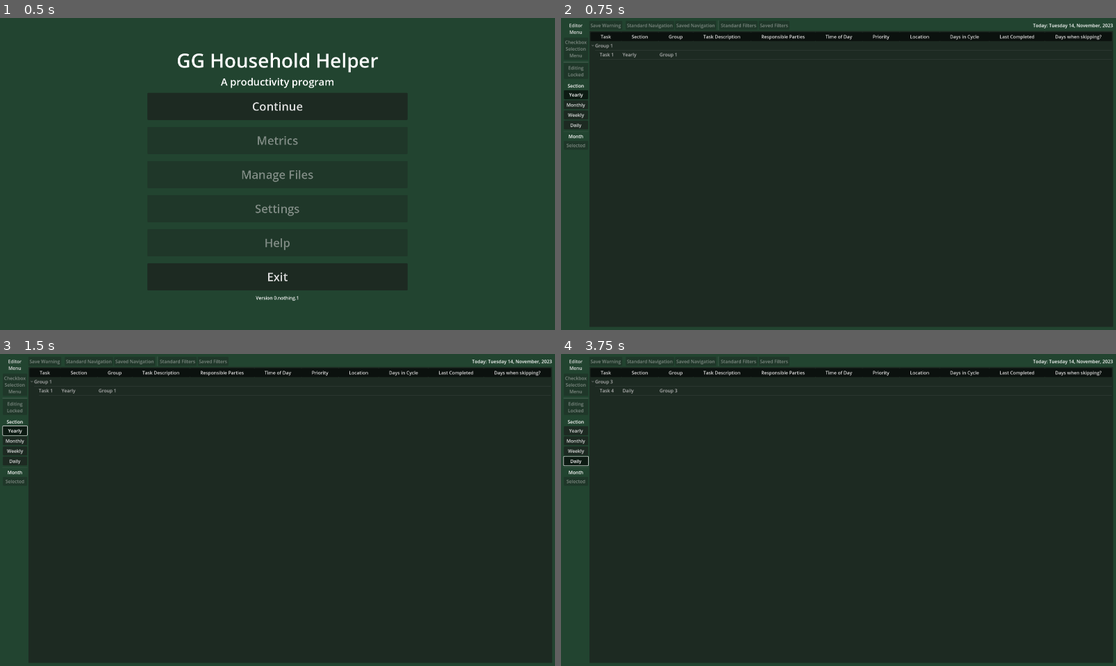
Above: before the commit, frames 1-4 (two rows, left to right).
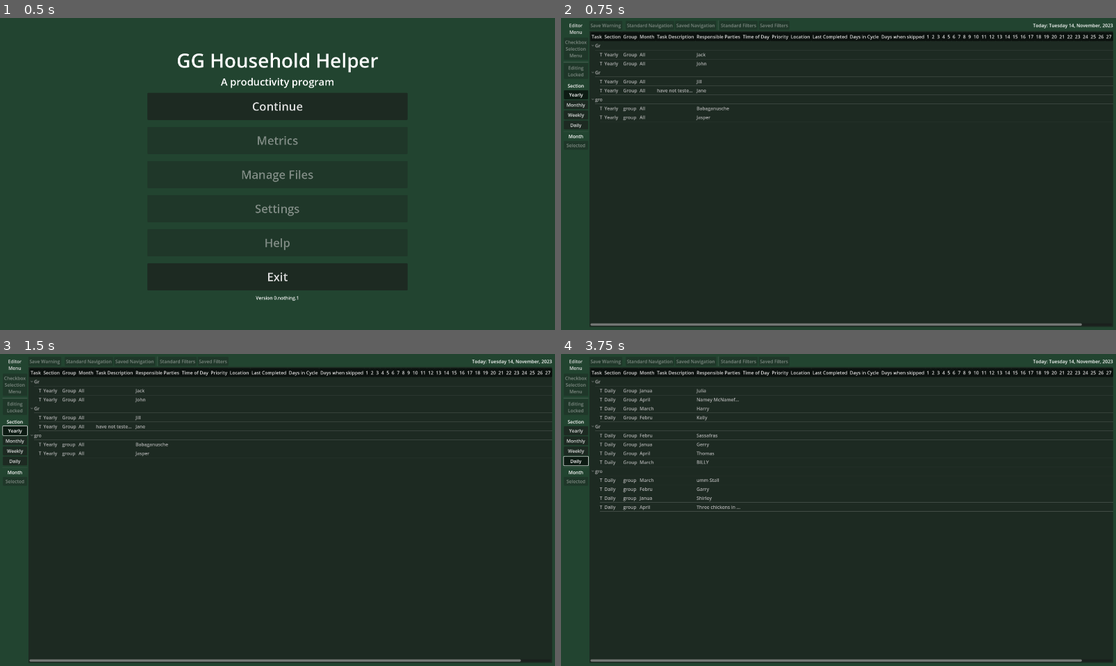
Above: after the commit, the same moments.

Repository: Phoenix-Greenleaf/GG-Household-Helper
Game: Godot game, scene res://scenes/screens/main_menu.tscn
The game is run twice, just before and just after one commit, with the same random seed, the same clock (stepped at 60 frames per second) and the same inputs.
Inputs:
- Up to frame 1 (0.5 s): no input
- Up to frame 2 (0.75 s): click "Continue" at 0.5 s
- Up to frame 3 (1.5 s): click "Yearly" at 1.25 s
- Up to frame 4 (3.75 s): click "Monthly" at 2 s; click "Weekly" at 2.75 s; click "Daily" at 3.5 s

Frame 1 is identical in both runs. In frame 2, 2.8% of the frame differs, in the area x 5-100%, y 4-99%; in frame 3, 2.8%; in frame 4, 3.7%.

Commit message:
CSV Default Import mostly success
the default data is now drawn from a CSV file (that I filled with test data on Google Sheets). I wanted to load it from the User directory, but something shinaniganed.

Diff:
--- a/data/data_global.gd
+++ b/data/data_global.gd
@@ -54,50 +54,50 @@
 
 
 # Test Data
-
-
-var column_header: Array = [
-	"Task",
-	"Section",
-	"Group",
-	"Task Description",
-	"Responsible Parties",
-	"Time of Day",
-	"Priority",
-	"Location",
-	"Days in Cycle",
-	"Last Completed",
-	"Days when skipping?",
-]
-
-var task_one: Array = [
-	"Task 1",
-	"Yearly",
-	"Group 1",
-]
-
-var task_two: Array = [
-	"Task 2",
-	"Weekly",
-	"Group 2",
-]
-
-var task_three: Array = [
-	"Task 3",
-	"Weekly",
-	"Group 3",
-]
-
-var task_four: Array = [
-	"Task 4",
-	"Daily",
-	"Group 3",
-]
-
-
-var test_data_array: Array = [column_header, task_one, task_two, task_three, task_four]
-
-func print_test_array():
-	print("Test Data Array:")
-	for row in test_data_array.size():
-		print(test_data_array[row])
+#
+#
+#var column_header: Array = [
+#	"Task",
+#	"Section",
+#	"Group",
+#	"Task Description",
+#	"Responsible Parties",
+#	"Time of Day",
+#	"Priority",
+#	"Location",
+#	"Days in Cycle",
+#	"Last Completed",
+#	"Days when skipping?",
+#]
+#
+#var task_one: Array = [
+#	"Task 1",
+#	"Yearly",
+#	"Group 1",
+#]
+#
+#var task_two: Array = [
+#	"Task 2",
+#	"Weekly",
+#	"Group 2",
+#]
+#
+#var task_three: Array = [
+#	"Task 3",
+#	"Weekly",
+#	"Group 3",
+#]
+#
+#var task_four: Array = [
+#	"Task 4",
+#	"Daily",
+#	"Group 3",
+#]
+#
+#
+#var test_data_array: Array = [column_header, task_one, task_two, task_three, task_four]
+#
+#func print_test_array():
+#	print("Test Data Array:")
+#	for row in test_data_array.size():
+#		print(test_data_array[row])
--- /dev/null
+++ b/data/default_input_1.csv
@@ -0,0 +1,37 @@
+Task,Section,Group,Month,Task Description,Responsible Parties,Time of Day,Priority,Location,Last Completed,Days in Cycle,Days when skipped,1,2,3,4,5,6,7,8,9,10,11,12,13,14,15,16,17,18,19,20,21,22,23,24,25,26,27,28,29,30,31
+Task 1,Yearly,Group 3,All,,Jack,,,,,,,,,,,,,,,,,,,,,,,,,,,,,,,,,,,,,
+Task 2,Yearly,Group Two,All,,Jill,,,,,,,,,,,,,,,,,,,,,,,,,,,,,,,,,,,,,
+Task 3,Yearly,group 1,All,,Babaganusche,,,,,,,,,,,,,,,,,,,,,,,,,,,,,,,,,,,,,
+Task 4,Yearly,Group 3,All,,John,,,,,,,,,,,,,,,,,,,,,,,,,,,,,,,,,,,,,
+Task 5,Yearly,Group Two,All,have not tested blank columns mid data before,Jane,,,,,,,,,,,,,,,,,,,,,,,,,,,,,,,,,,,,,
+Task 6,Yearly,group 1,All,,Jasper,,,,,,,,,,,,,,,,,,,,,,,,,,,,,,,,,,,,,
+Task 7,Monthly,Group 3,All,,Jerry,,,,,,,,,,,,,,,,,,,,,,,,,,,,,,,,,,,,,
+Task 8,Monthly,Group Two,All,,Julia,,,,,,,,,,,,,,,,,,,,,,,,,,,,,,,,,,,,,
+Task 9,Monthly,group 1,All,,Sassafras,,,,,,,,,,,,,,,,,,,,,,,,,,,,,,,,,,,,,
+Task 10,Monthly,Group 3,All,,umm Stall,,,,,,,,,,,,,,,,,,,,,,,,,,,,,,,,,,,,,
+Task 11,Monthly,Group Two,All,,Namey McNameface,,,,,,,,,,,,,,,,,,,,,,,,,,,,,,,,,,,,,
+Task 12,Monthly,group 1,All,,Gerry,,,,,,,,,,,,,,,,,,,,,,,,,,,,,,,,,,,,,
+Task 13,Weekly,Group 3,January,,Garry,,,,,,,,,,,,,,,,,,,,,,,,,,,,,,,,,,,,,
+Task 14,Weekly,Group Two,February,,Harry,,,,,,,,,,,,,,,,,,,,,,,,,,,,,,,,,,,,,
+Task 15,Weekly,group 1,March,,Thomas,,,,,,,,,,,,,,,,,,,,,,,,,,,,,,,,,,,,,
+Task 16,Weekly,Group 3,April,,Shirley,,,,,,,,,,,,,,,,,,,,,,,,,,,,,,,,,,,,,
+Task 17,Weekly,Group Two,January,,Kelly,,,,,,,,,,,,,,,,,,,,,,,,,,,,,,,,,,,,,
+Task 18,Weekly,group 1,February,,Jack,,,,,,,,,,,,,,,,,,,,,,,,,,,,,,,,,,,,,
+Task 19,Weekly,Group 3,March,,Jill,,,,,,,,,,,,,,,,,,,,,,,,,,,,,,,,,,,,,
+Task 20,Weekly,Group Two,April,,Babaganusche,,,,,,,,,,,,,,,,,,,,,,,,,,,,,,,,,,,,,
+Task 21,Weekly,group 1,January,,John,,,,,,,,,,,,,,,,,,,,,,,,,,,,,,,,,,,,,
+Task 22,Weekly,Group 3,February,,Jane,,,,,,,,,,,,,,,,,,,,,,,,,,,,,,,,,,,,,
+Task 23,Weekly,Group Two,March,,Jasper,,,,,,,,,,,,,,,,,,,,,,,,,,,,,,,,,,,,,
+Task 24,Weekly,group 1,April,,Jerry,,,,,,,,,,,,,,,,,,,,,,,,,,,,,,,,,,,,,
+Task 25,Daily,Group 3,January,,Julia,,,,,,,,,,,,,,,,,,,,,,,,,,,,,,,,,,,,,
+Task 26,Daily,Group Two,February,,Sassafras,,,,,,,,,,,,,,,,,,,,,,,,,,,,,,,,,,,,,
+Task 27,Daily,group 1,March,,umm Stall,,,,,,,,,,,,,,,,,,,,,,,,,,,,,,,,,,,,,
+Task 28,Daily,Group 3,April,,Namey McNameface,,,,,,,,,,,,,,,,,,,,,,,,,,,,,,,,,,,,,
+Task 29,Daily,Group Two,January,,Gerry,,,,,,,,,,,,,,,,,,,,,,,,,,,,,,,,,,,,,
+Task 30,Daily,group 1,February,,Garry,,,,,,,,,,,,,,,,,,,,,,,,,,,,,,,,,,,,,
+Task 31,Daily,Group 3,March,,Harry,,,,,,,,,,,,,,,,,,,,,,,,,,,,,,,,,,,,,
+Task 32,Daily,Group Two,April,,Thomas,,,,,,,,,,,,,,,,,,,,,,,,,,,,,,,,,,,,,
+Task 33,Daily,group 1,January,,Shirley,,,,,,,,,,,,,,,,,,,,,,,,,,,,,,,,,,,,,
+Task 34,Daily,Group 3,February,,Kelly,,,,,,,,,,,,,,,,,,,,,,,,,,,,,,,,,,,,,
+Task 35,Daily,Group Two,March,,BILLY,,,,,,,,,,,,,,,,,,,,,,,,,,,,,,,,,,,,,
+Task 36,Daily,group 1,April,,Three chickens in a trench coat, ,,,,,,,,,,,,,,,,,,,,,,,,,,,,,,,,,,,,
--- a/data/screens/table_tree.gd
+++ b/data/screens/table_tree.gd
@@ -1,21 +1,26 @@
 extends Tree
 
 
+#var default_import = preload("user directory some day")
+var default_import = preload("res://data/default_input_1.csv") # but for now, just the res directory
+var default_data: Array = default_import.records
+
+
 
 var column_header: Array = []
-var default_column_header: Array = [
-	"Default_Task",
-	"Default_Section",
-	"Default_Group",
-	"Default_Task Description",
-	"Default_Responsible Parties",
-	"Default_Time of Day",
-	"Default_Priority",
-	"Default_Location",
-	"Default_Days in Cycle",
-	"Default_Last Completed",
-	"Default_Days when skipping?",
-]
+#var default_column_header: Array = [
+#	"Default_Task",
+#	"Default_Section",
+#	"Default_Group",
+#	"Default_Task Description",
+#	"Default_Responsible Parties",
+#	"Default_Time of Day",
+#	"Default_Priority",
+#	"Default_Location",
+#	"Default_Days in Cycle",
+#	"Default_Last Completed",
+#	"Default_Days when skipping?",
+#]
 
 var Checkbox: Dictionary = DataGlobal.Checkbox
 var Section: Dictionary = DataGlobal.Section
@@ -65,10 +70,10 @@
 
 
 func create_new_blank_tree(): #initializes on yearly, could be a setting
-	number_of_rows = DataGlobal.test_data_array.size()
+	number_of_rows = default_data.size()
 	prints("Number of rows:", number_of_rows)
 #	DataGlobal.print_test_array()
-	dumb_to_smart_array(DataGlobal.test_data_array)
+	dumb_to_smart_array(default_data)
 	set_table_headers()
 #	group_and_assign() #the previous version
 	new_assign_by_group("Yearly")
@@ -154,28 +159,30 @@
 func dumb_to_smart_array(target: Array):
 	column_header = target[0] #headers isolated
 
-	for task_row in target.size(): #section separation
-		if task_row != 0:  #skip the header row
-			print(target[task_row][SECTION_COLUMN])
-			match target[task_row][SECTION_COLUMN]:
-				"Yearly":
-					yearly_section.append(target[task_row])
-					if not yearly_groups.has(target[task_row][GROUP_COLUMN]):
-						yearly_groups.append(target[task_row][GROUP_COLUMN])
-				"Monthly":
-					monthly_section.append(target[task_row])
-					if not monthly_groups.has(target[task_row][GROUP_COLUMN]):
-						monthly_groups.append(target[task_row][GROUP_COLUMN])
-				"Weekly":
-					weekly_section.append(target[task_row])
-					if not weekly_groups.has(target[task_row][GROUP_COLUMN]):
-						weekly_groups.append(target[task_row][GROUP_COLUMN])
-				"Daily":
-					daily_section.append(target[task_row])
-					if not daily_groups.has(target[task_row][GROUP_COLUMN]):
-						daily_groups.append(target[task_row][GROUP_COLUMN])
-				_:
-					print("You didn't say the magic word")
+	for task_row in target.size():
+		if task_row == 0: #skip the header row
+			continue
+		match target[task_row][SECTION_COLUMN]: #section separation
+			"Yearly":
+				yearly_section.append(target[task_row]) #add task to section
+				if not yearly_groups.has(target[task_row][GROUP_COLUMN]): #create group if group not found
+					yearly_groups.append(target[task_row][GROUP_COLUMN])
+			"Monthly":
+				monthly_section.append(target[task_row])
+				if not monthly_groups.has(target[task_row][GROUP_COLUMN]):
+					monthly_groups.append(target[task_row][GROUP_COLUMN])
+			"Weekly":
+				weekly_section.append(target[task_row])
+				if not weekly_groups.has(target[task_row][GROUP_COLUMN]):
+					weekly_groups.append(target[task_row][GROUP_COLUMN])
+			"Daily":
+				daily_section.append(target[task_row])
+				if not daily_groups.has(target[task_row][GROUP_COLUMN]):
+					daily_groups.append(target[task_row][GROUP_COLUMN])
+			_:
+				print("You didn't say the magic word")
+
+
 
 
 
@@ -184,6 +191,8 @@
 
 
 ##signal town
+
+
 ##Tree Signals
 
 func _on_cell_selected() -> void:
--- a/project.godot
+++ b/project.godot
@@ -13,6 +13,7 @@
 config/name="GG Household Helper"
 run/main_scene="res://scenes/screens/main_menu.tscn"
 config/features=PackedStringArray("4.1", "Forward Plus")
+boot_splash/show_image=false
 config/icon="res://icon.svg"
 
 [autoload]
--- a/scripts/screens/editor.gd
+++ b/scripts/screens/editor.gd
@@ -30,7 +30,7 @@
 	popup.connect("id_pressed", menu_button_actions)
 
 func print_ready():
-	print("Yearly Editor Scene Ready!")
+	print("========= Editor Scene Ready! =========")
 
 func menu_button_actions(id: int):
 	match id:
Not shown, added: data/default_input_1.csv.import
